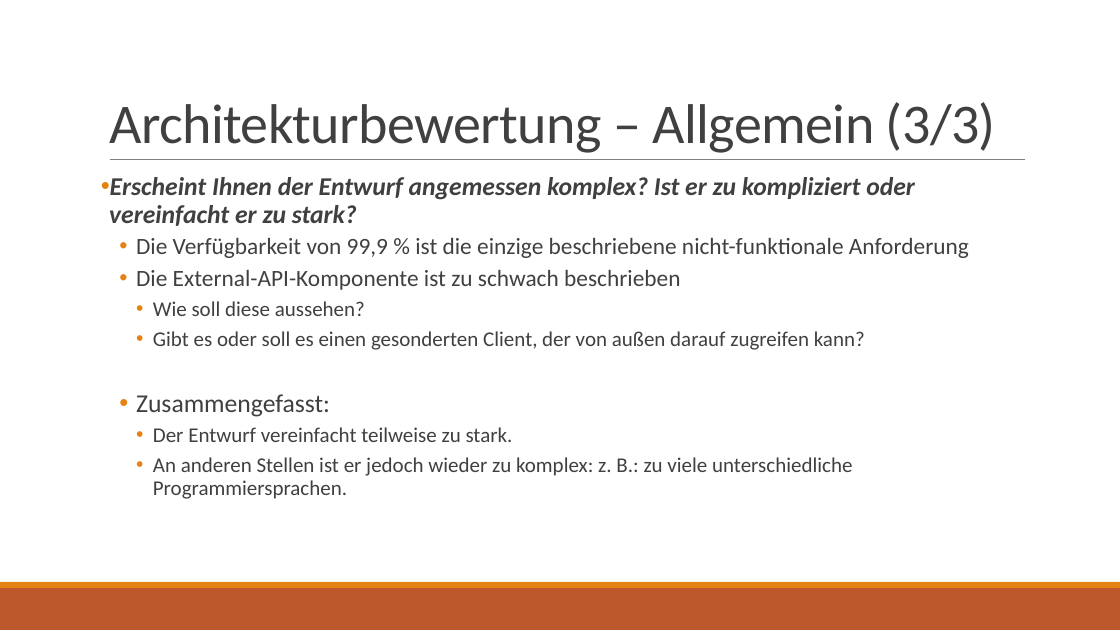
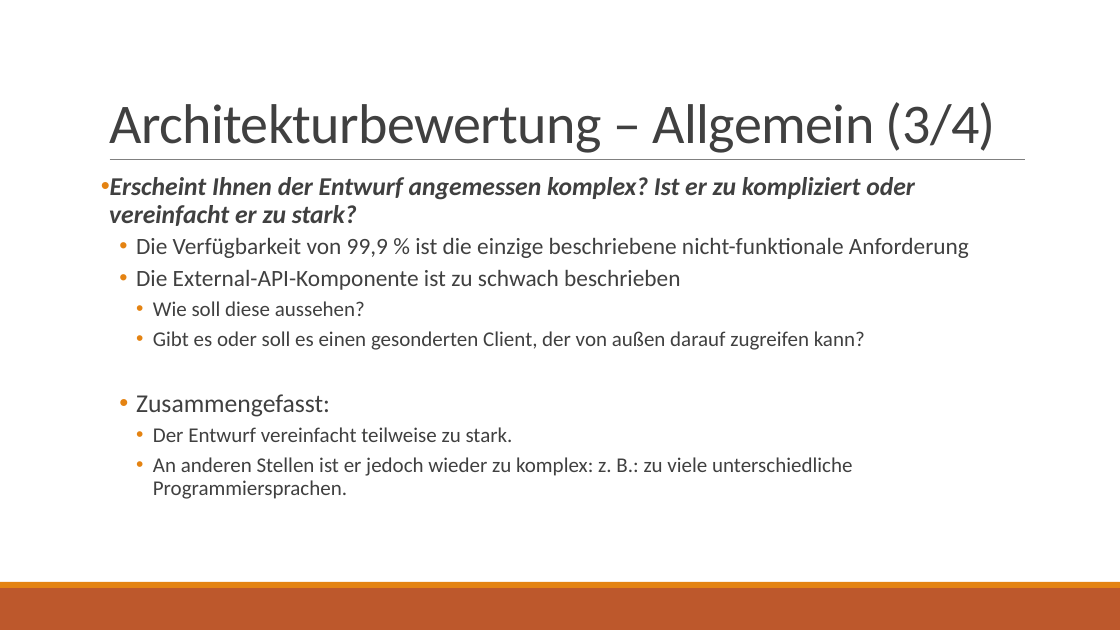
Before and after one commit to jnk111/AI_Praktikum, a slide deck: slide 11 of Aufgaben/P4/Loesung/Wochenplansoftware - Architekturbewertung.pptx. Drawn at 1120x630 pixels with LibreOffice and Linux fonts; fonts in the diff are those of the drawing. Boxes give left, top, right and bottom in pixels: in the first picture for what was removed or moved away, otherwise in the second. Text is boxed around its words. In the diff, an @@ line names an element or a change of style, - is before the commit and + after.

```diff
--- a/Aufgaben/P4/Loesung/Wochenplansoftware - Architekturbewertung.pptx
+++ b/Aufgaben/P4/Loesung/Wochenplansoftware - Architekturbewertung.pptx
@@ title at [109, 102, 996, 153]: text changed @@
-Architekturbewertung – Allgemein (3/3)
+Architekturbewertung – Allgemein (3/4)
```
Also in this commit, not shown: 5 other slides changed, 1 other file.
